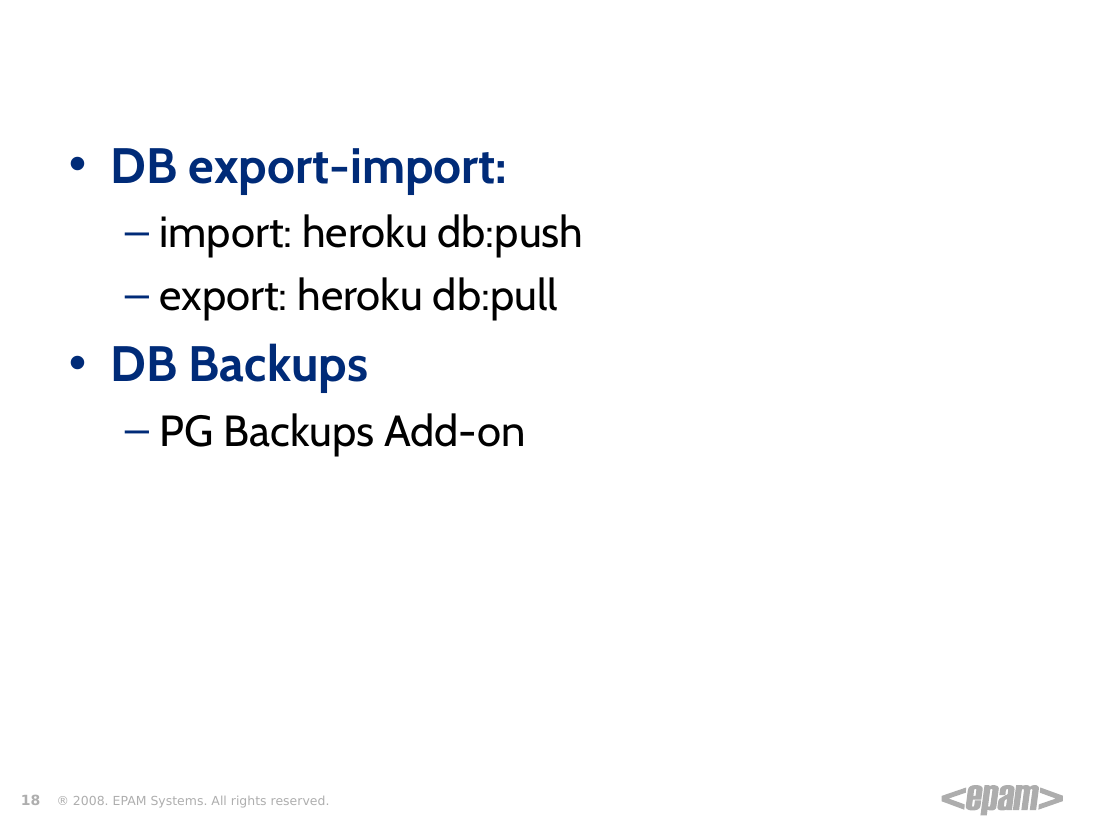
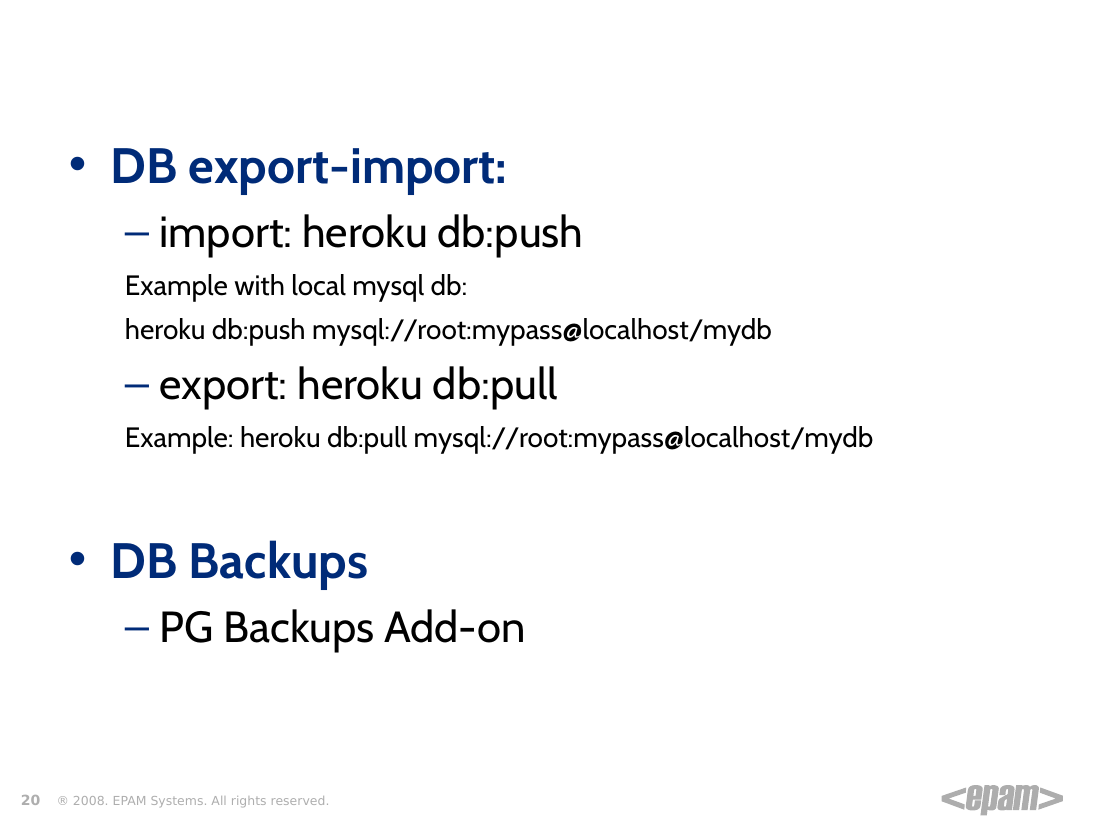
Before and after one commit to zgorbe/Heroku-HelloWorld, a slide deck: slide 20 of Heroku.ppt (slide 18 before the commit). Drawn at 1120x840 pixels with LibreOffice and Linux fonts; fonts in the diff are those of the drawing; background and template pictures are left out. Boxes give left, top, right and bottom in pixels: in the first picture for what was removed or moved away, otherwise in the second. Text is boxed around its words. In the diff, an @@ line names an element or a change of style, - is before the commit and + after.

Commit message:
Heroku docs updated

```diff
--- a/Heroku.ppt
+++ b/Heroku.ppt
@@ text at [125,274,772,346]: paragraphs added @@
+  Example with local mysql db:
+  heroku db:push mysql://root:mypass@localhost/mydb
@@ text at [125,426,874,453]: paragraph added @@
+  Example: heroku db:pull mysql://root:mypass@localhost/mydb
@@ page number at [21,795,40,805]: text changed @@
-18
+20
```
Also in this commit, not shown: 11 other slides changed, 2 slides added, 1 other file.
